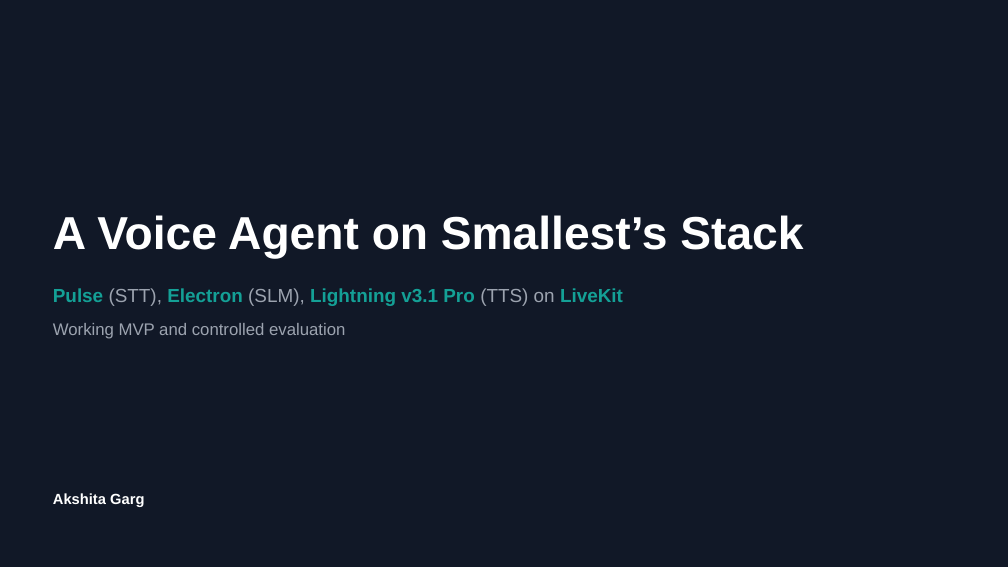
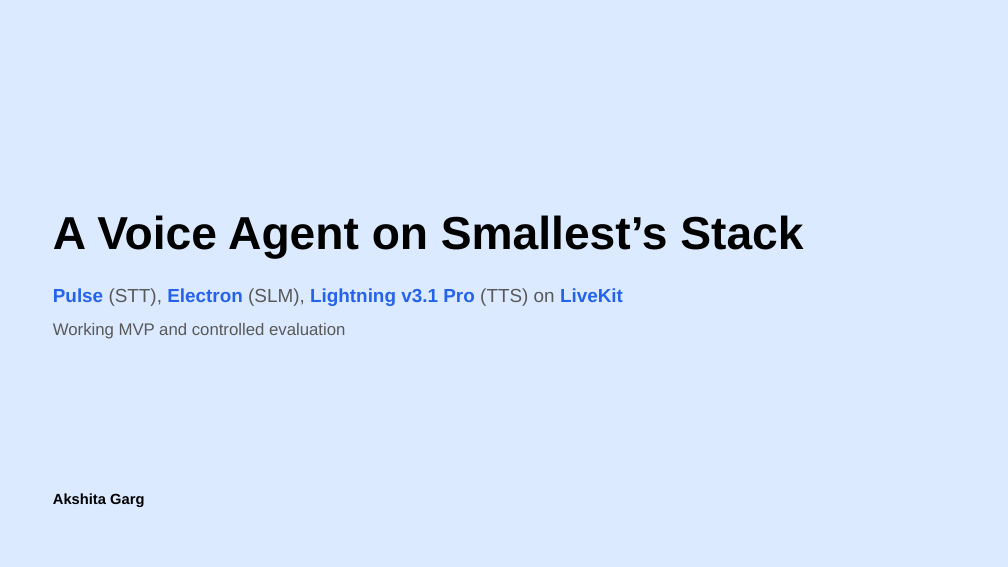
Before and after one commit to Akshita-Garg/voice-agent-eval, a slide deck: slide 1 of Smallest_Voice_Agent_Report.pptx. Drawn at 1008x567 pixels with LibreOffice and Linux fonts; fonts in the diff are those of the drawing. Boxes give left, top, right and bottom in pixels: in the first picture for what was removed or moved away, otherwise in the second. Text is boxed around its words. In the diff, an @@ line names an element or a change of style, - is before the commit and + after.

Commit message:
chore: finalize voice agent assignment

```diff
--- a/Smallest_Voice_Agent_Report.pptx
+++ b/Smallest_Voice_Agent_Report.pptx
@@ background #111827 to #DBEAFE @@
@@ text "A Voice Agent on Smallest’s ..." at (x1=53, y1=215, x2=803, y2=258): text colour #FFFFFF to #000000 @@
@@ text "Pulse (STT), Electron (SLM), Lightning ..." at (x1=53, y1=288, x2=623, y2=306): text colour #14A096 to #2563EB in "Pulse Electron Lightning v3.1 Pro LiveKit"; text colour #9CA3AF to #595959 in "(STT), (SLM), (TTS) on" @@
@@ text "Working MVP and controlled evaluation" at (x1=53, y1=323, x2=345, y2=339): text colour #9CA3AF to #595959 @@
@@ text "Akshita Garg" at (x1=53, y1=493, x2=144, y2=507): text colour #FFFFFF to #000000 @@
```
Also in this commit, not shown: 8 other slides changed, 13 other files.
